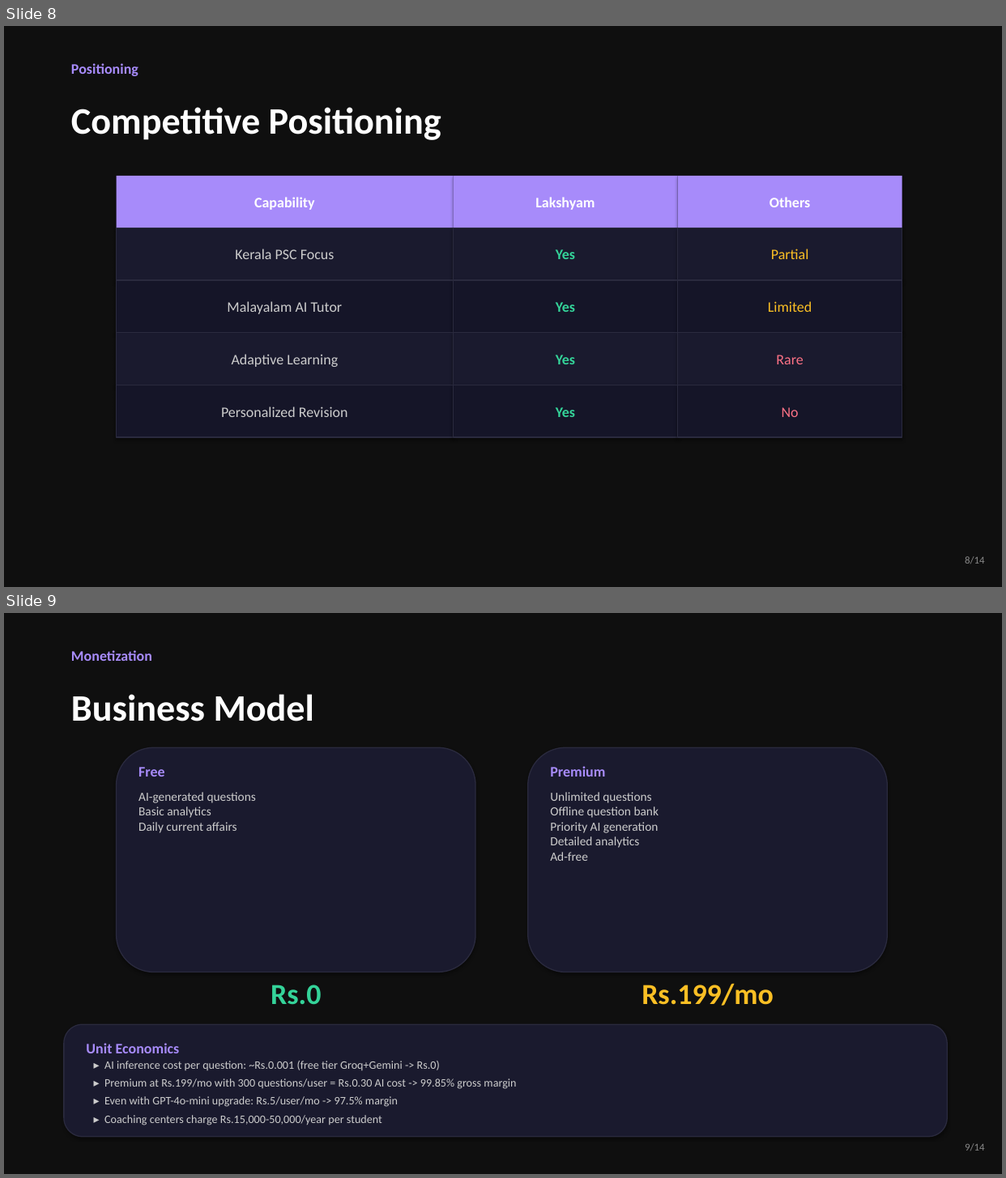
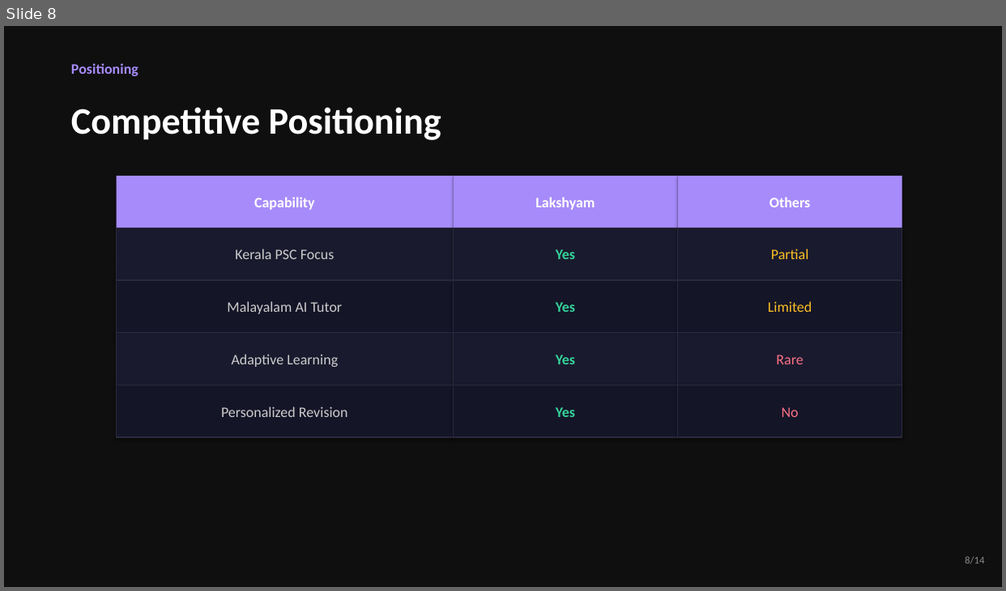
Before and after one commit to sarangn19/LakshyamPSC, a slide deck: Lakshyam_Investor_Pitch.pptx. Shown one above the other, each under a label of ours: slides 8 and 9 before the commit, slide 8 after it. The pictures are 1006x1178 and 1006x591 pixels, drawn with LibreOffice and Linux fonts; fonts in the diff are those of the drawing. Boxes give left, top, right and bottom in pixels: in the first picture for what was removed or moved away, otherwise in the second. Text is boxed around its words. In the diff, an @@ line names an element or a change of style, - is before the commit and + after.

```diff
--- a/Lakshyam_Investor_Pitch.pptx
+++ b/Lakshyam_Investor_Pitch.pptx
@@ slide 9 removed at (4,613,1002,1174), background #0F0F0F @@
@@ text removed at (71,650,152,661) @@
-Monetization
@@ text removed at (71,694,315,722) @@
-Business Model
@@ rounded rectangle removed at (117,747,475,973) @@
@@ rounded rectangle removed at (528,747,888,973) @@
@@ text removed at (138,767,165,777) @@
-Free
@@ text removed at (550,766,605,777) @@
-Premium
@@ text removed at (138,792,256,833) @@
-AI-generated questions
-Basic analytics
-Daily current affairs
@@ text removed at (550,792,659,861) @@
-Unlimited questions
-Offline question bank
-Priority AI generation
-Detailed analytics
-Ad-free
@@ text removed at (270,985,321,1005) @@
-Rs.0
@@ text removed at (641,983,774,1006) @@
-Rs.199/mo
@@ rounded rectangle removed at (64,1024,948,1137) @@
@@ text removed at (86,1043,180,1054) @@
-Unit Economics
@@ text removed at (104,1061,516,1126) @@
-▸ AI inference cost per question: ~Rs.0.001 (free tier Groq+Gemini -> Rs.0)
-▸ Premium at Rs.199/mo with 300 questions/user = Rs.0.30 AI cost -> 99.85% gross margin
-▸ Even with GPT-4o-mini upgrade: Rs.5/user/mo -> 97.5% margin
-▸ Coaching centers charge Rs.15,000-50,000/year per student
@@ text removed at (965,1144,984,1151) @@
-9/14
```
Also in this commit, not shown: 1 slide added, 3 other files.
